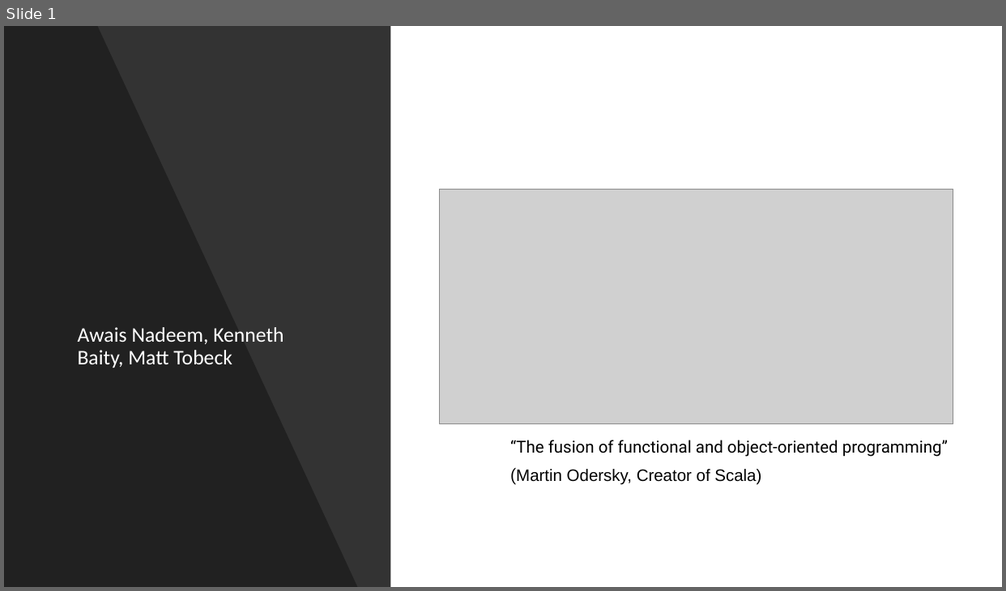
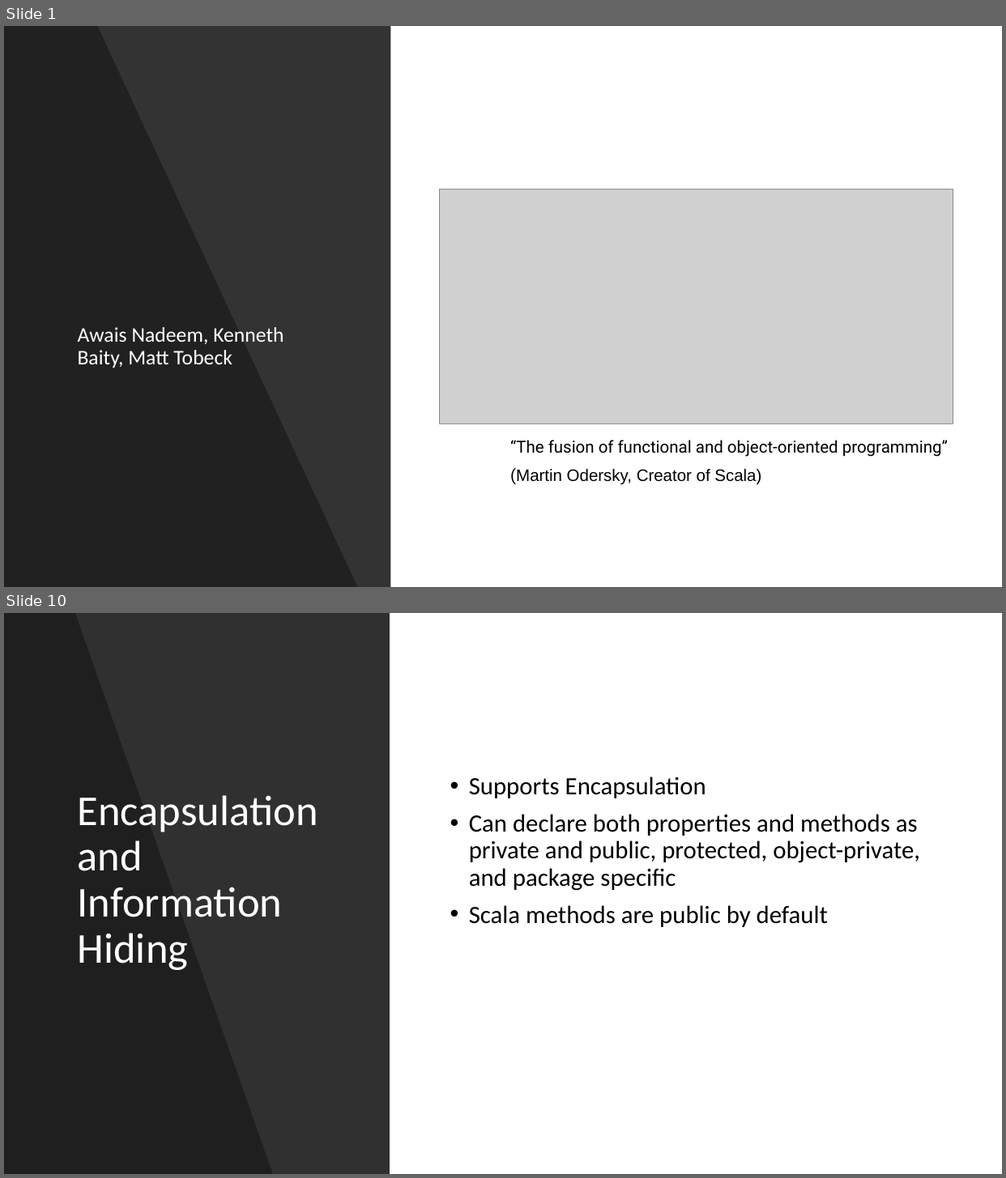
Before and after one commit to anadeem2/IT327ScalaProject, a slide deck: ScalaPresentation.pptx. Shown one above the other, each under a label of ours: slide 1 before the commit, slides 1 and 10 after it; the slides between them are not shown. The pictures are 1006x591 and 1006x1178 pixels, drawn with LibreOffice and Linux fonts; fonts in the diff are those of the drawing; grey boxes stand for pictures. Boxes give left, top, right and bottom in pixels: in the first picture for what was removed or moved away, otherwise in the second. Text is boxed around its words. In the diff, an @@ line names an element or a change of style, - is before the commit and + after.

```diff
--- a/ScalaPresentation.pptx
+++ b/ScalaPresentation.pptx
@@ slide 10 added at <box>4,613,1002,1174</box>, background #FFFFFF @@
@@ rectangle added at <box>4,613,390,1174</box>, fill #000000 at 81% opacity @@
@@ freeform shape added at <box>4,613,273,1174</box>, fill #000000 at 35% opacity @@
@@ text added at <box>469,777,920,927</box>, 24 pt, text #000000 @@
+• Supports Encapsulation
+• Can declare both properties and methods as private and public, protected, object-private, and package specific
+• Scala methods are public by default
@@ title added at <box>78,795,318,970</box>, 41 pt, text #FFFFFF @@
+Encapsulation and Information Hiding
```
Also in this commit, not shown: 3 slides changed, 11 other slides added, 6 slides removed, 28 other files.
